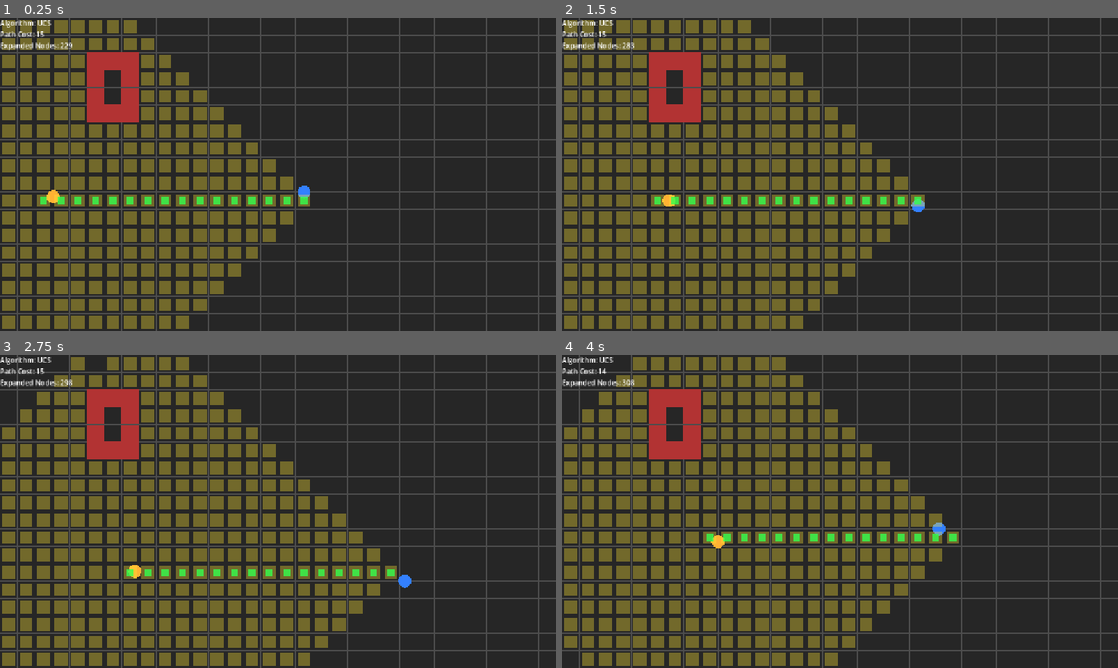
Above: before the commit, frames 1-4 (two rows, left to right).
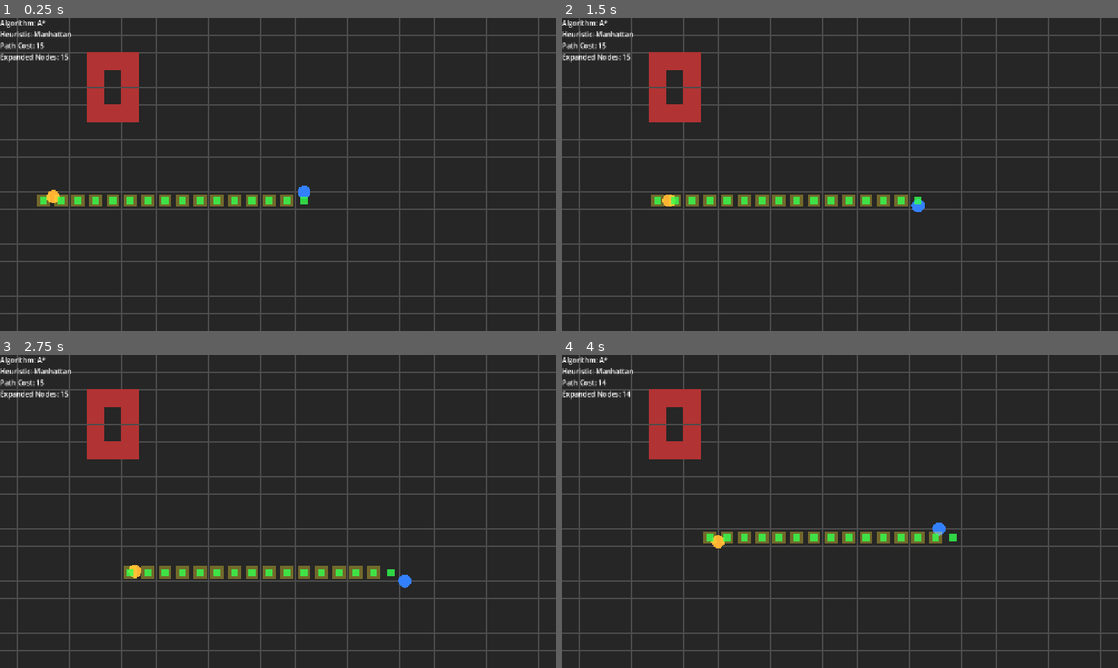
Above: after the commit, the same moments.

Repository: zarrainee-arch/The-Ripper
Game: Godot game, scene res://main.tscn
Two runs of this game, one before a commit and one after it. Both use one fixed random seed, a clock stepped at 60 frames per second and the inputs below.
Inputs:
- Up to frame 1 (0.25 s): no input
- Up to frame 2 (1.5 s): hold D 0.53-1.28 s; hold S from 1.28 s (still down)
- Up to frame 3 (2.75 s): release S at 2.03 s; hold D from 2.03 s (still down)
- Up to frame 4 (4 s): release D at 2.78 s; hold W 2.78-3.53 s; hold A from 3.53 s (still down)

The runs differ from the first frame. In frame 1, 21% of the frame differs, in the area x 0-56%, y 0-100%; in frame 2, 26%; in frame 3, 27%; in frame 4, 29%, in the area x 0-72%, y 0-100%.

Commit message:
Finalize AI pathfinding and browser build

Diff:
--- a/main.tscn
+++ b/main.tscn
@@ -19,6 +19,7 @@
 
 [node name="NPC" type="CharacterBody2D" parent="." unique_id=279480073]
 script = ExtResource("3_h2yge")
+algorithm = "A*"
 
 [node name="CanvasLayer" type="CanvasLayer" parent="." unique_id=1405762247]
 
Not shown, added: export_presets.cfg
Binary file added: the_ripper.apple-touch-icon.png
Binary file added: the_ripper.icon.png
Binary file added: the_ripper.png
Not shown, added: the_ripper.audio.position.worklet.js
Not shown, added: the_ripper.audio.worklet.js
Not shown, added: the_ripper.html
Not shown, added: the_ripper.js
Not shown, added: the_ripper.pck
Not shown, added: the_ripper.wasm
